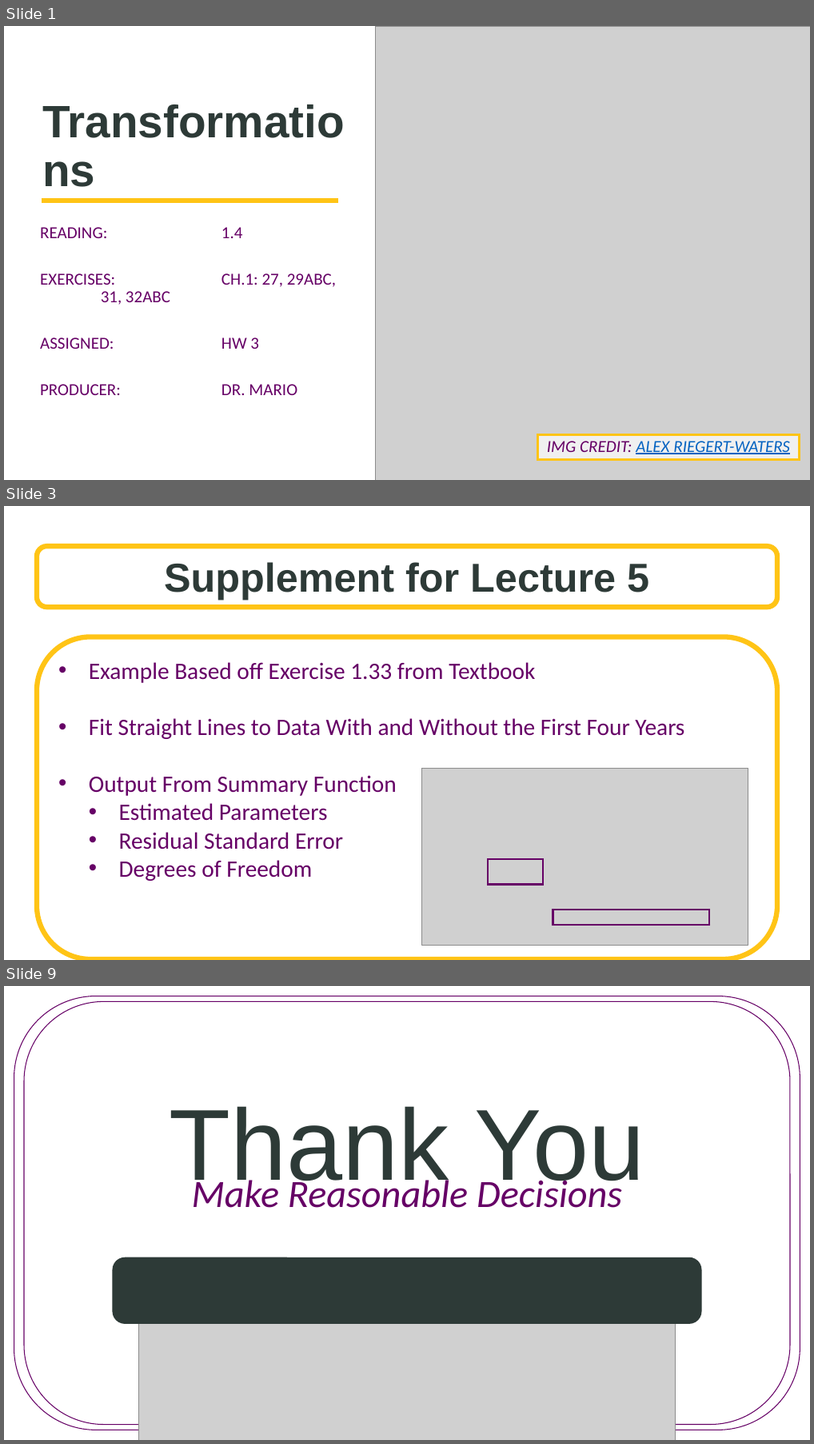
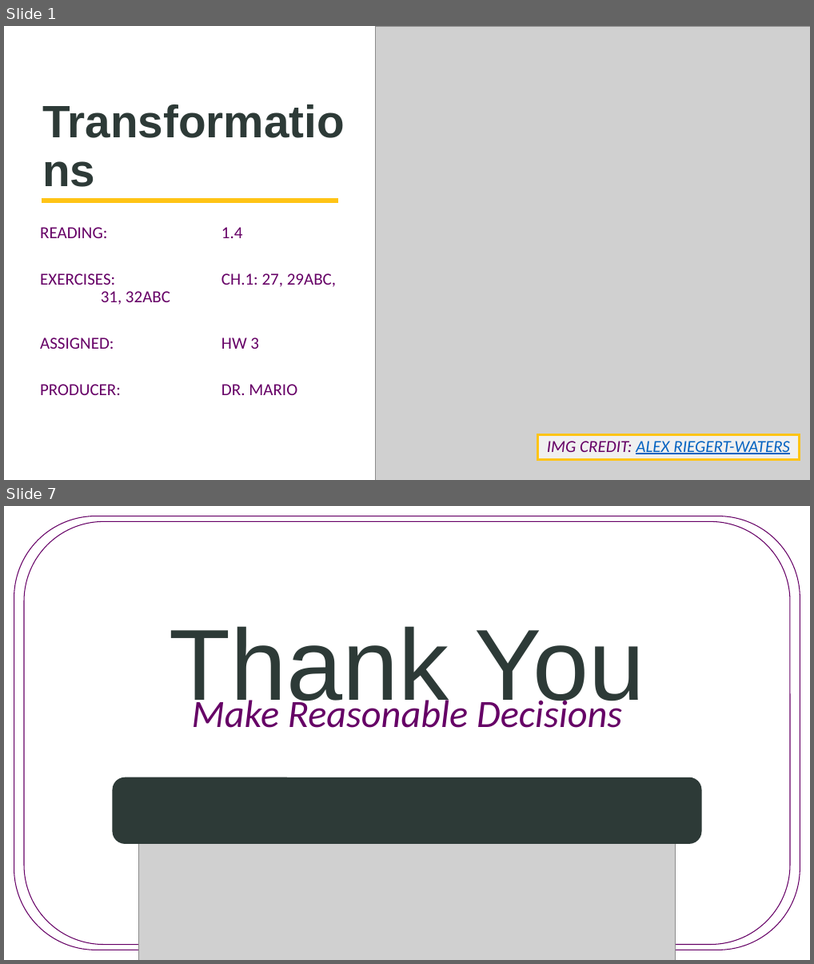
Before and after one commit to SuperMarioGiacomazzo/STOR455_WEBSITE, a slide deck: Lectures/6 - Transformations.pptx. Shown one above the other, each under a label of ours: slides 1, 3 and 9 before the commit, slides 1 and 7 after it; the slides between them are not shown. The pictures are 814x1444 and 814x964 pixels, drawn with LibreOffice and Linux fonts; fonts in the diff are those of the drawing; grey boxes stand for pictures; background and template pictures are left out. Boxes give left, top, right and bottom in pixels: in the first picture for what was removed or moved away, otherwise in the second. Text is boxed around its words. In the diff, an @@ line names an element or a change of style, - is before the commit and + after.

```diff
--- a/Lectures/6 - Transformations.pptx
+++ b/Lectures/6 - Transformations.pptx
@@ slide 3 removed at (4,506,810,960), background picture (left out) @@
@@ rounded rectangle removed at (37,546,778,607) @@
-Supplement for Lecture 5
@@ rounded rectangle removed at (37,636,778,959) @@
-• Example Based off Exercise 1.33 from Textbook
-• Fit Straight Lines to Data With and Without the First Four Years
-• Output From Summary Function
-  • Estimated Parameters
-  • Residual Standard Error
-  • Degrees of Freedom
@@ picture removed at (422,768,749,944) @@
@@ rectangle removed at (488,859,544,884) @@
@@ rectangle removed at (554,909,710,924) @@
@@ what was slide 9 is now slide 7 @@
```
Also in this commit, not shown: 1 slide changed, 4 slides added, 5 other slides removed, 3 other files.
